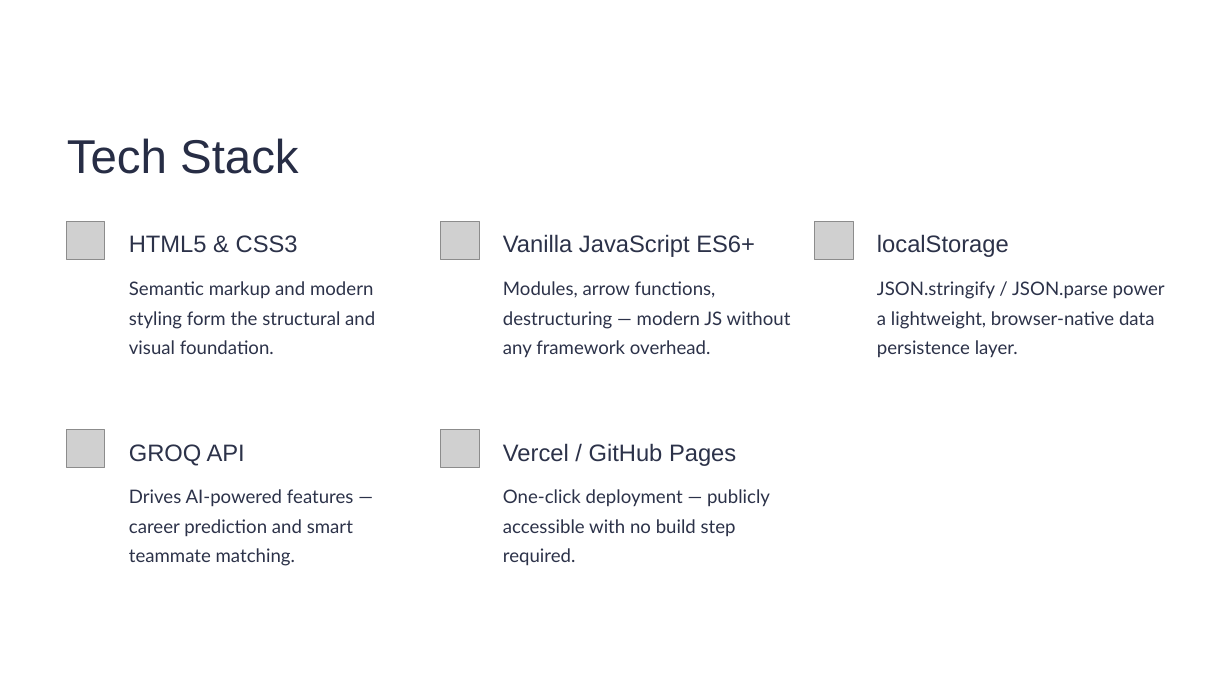
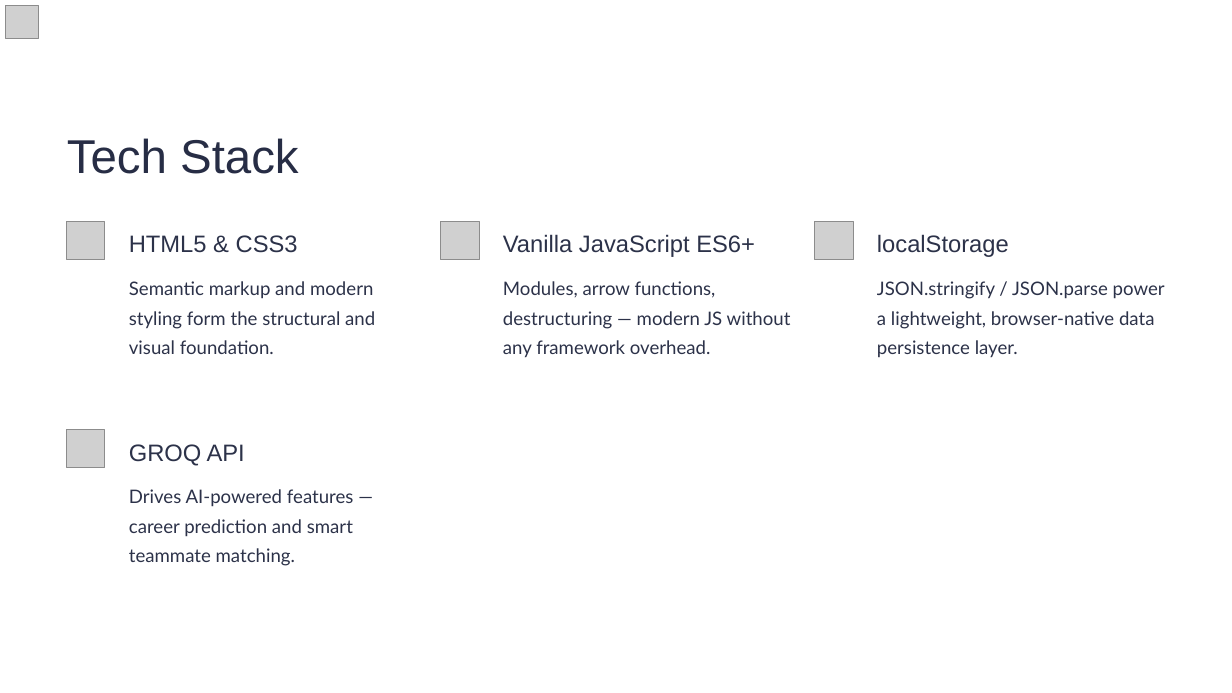
Before and after one commit to Pashvinder/Student-Profile-Management-System, a slide deck: slide 4 of files/Nodus.pptx. Drawn at 1232x693 pixels with LibreOffice and Linux fonts; fonts in the diff are those of the drawing; grey boxes stand for pictures; background and template pictures are left out. Boxes give left, top, right and bottom in pixels: in the first picture for what was removed or moved away, otherwise in the second. Text is boxed around its words. In the diff, an @@ line names an element or a change of style, - is before the commit and + after.

```diff
--- a/files/Nodus.pptx
+++ b/files/Nodus.pptx
@@ picture added at (6,6,39,39) @@
@@ picture removed at (441,430,479,468) @@
@@ text removed at (503,443,736,466) @@
-Vercel / GitHub Pages
@@ text removed at (503,489,770,566) @@
-One-click deployment — publicly accessible with no build step required.
```
Also in this commit, not shown: 13 other slides changed, 1 slide added, 1 slide removed, 4 other files.
